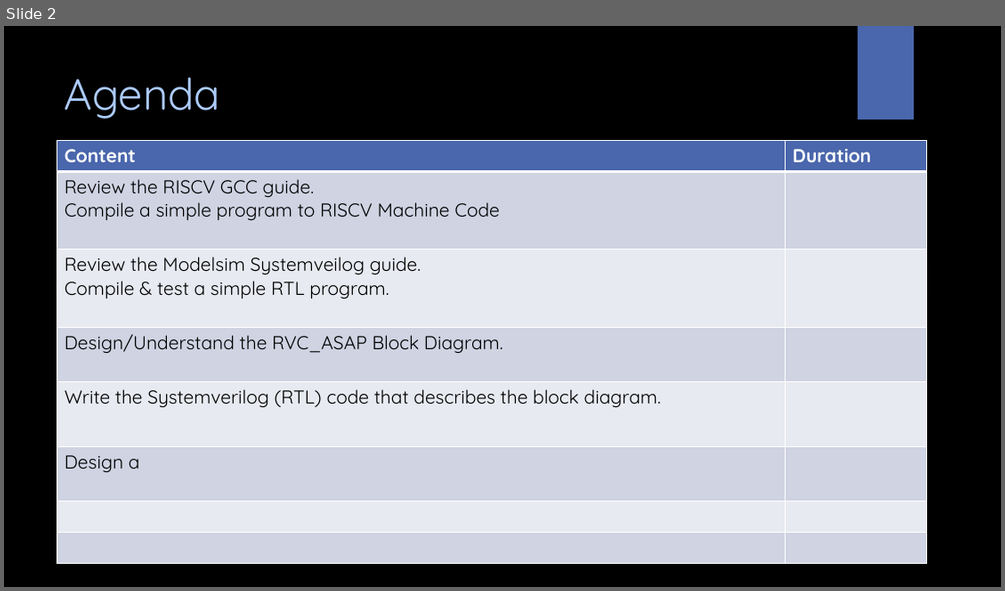
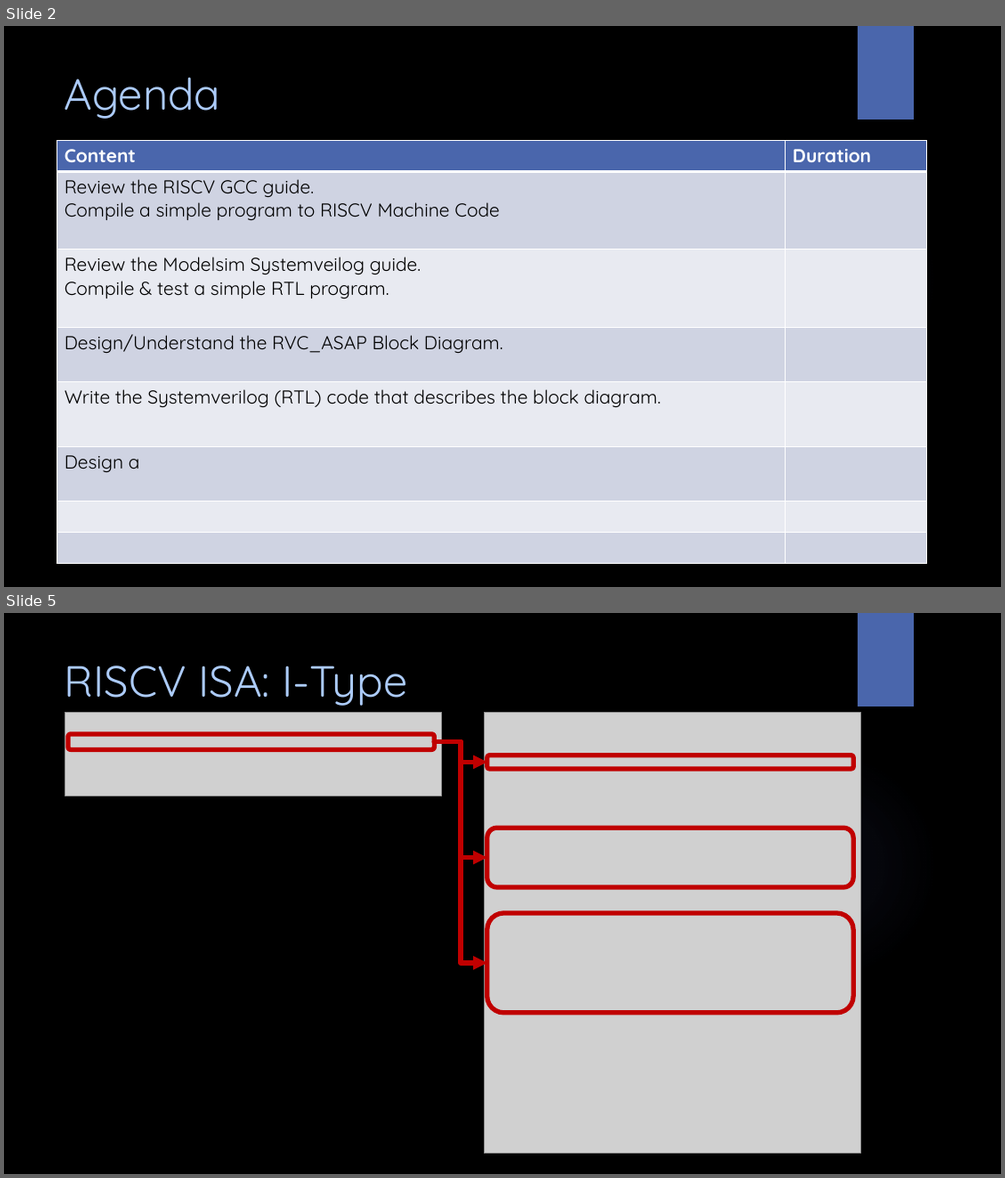
Before and after one commit to amichai-bd/rvc_asap, a slide deck: doc/rvc_asap.pptx. Shown one above the other, each under a label of ours: slide 2 before the commit, slides 2 and 5 after it; the slides between them are not shown. The pictures are 1005x591 and 1005x1178 pixels, drawn with LibreOffice and Linux fonts; fonts in the diff are those of the drawing; grey boxes stand for pictures; background and template pictures are left out. Boxes give left, top, right and bottom in pixels: in the first picture for what was removed or moved away, otherwise in the second. Text is boxed around its words. In the diff, an @@ line names an element or a change of style, - is before the commit and + after.

```diff
--- a/doc/rvc_asap.pptx
+++ b/doc/rvc_asap.pptx
@@ slide 5 added at (x1=4, y1=613, x2=1001, y2=1174), background picture (left out); not listed: 2 template elements that a slide beside it also shows @@
@@ title added at (x1=65, y1=666, x2=407, y2=706), 42 pt, text #ACCBF9 @@
+RISCV ISA: I-Type
@@ picture added at (x1=65, y1=713, x2=442, y2=796) @@
@@ picture added at (x1=484, y1=713, x2=860, y2=1153) @@
@@ rounded rectangle added at (x1=68, y1=734, x2=435, y2=750), outline #C00000 4.5 pt @@
@@ elbow arrow added from (435, 742) to (487, 963), #C00000 4.5 pt @@
@@ elbow arrow added from (435, 742) to (487, 858), #C00000 4.5 pt @@
@@ elbow arrow added from (435, 742) to (487, 762), #C00000 4.5 pt @@
@@ rounded rectangle added at (x1=487, y1=755, x2=853, y2=769), outline #C00000 4.5 pt @@
@@ rounded rectangle added at (x1=487, y1=827, x2=853, y2=887), outline #C00000 4.5 pt @@
@@ rounded rectangle added at (x1=487, y1=913, x2=853, y2=1013), outline #C00000 4.5 pt @@
```
Also in this commit, not shown: 2 slides changed, 31 other slides added, 3 other files.
